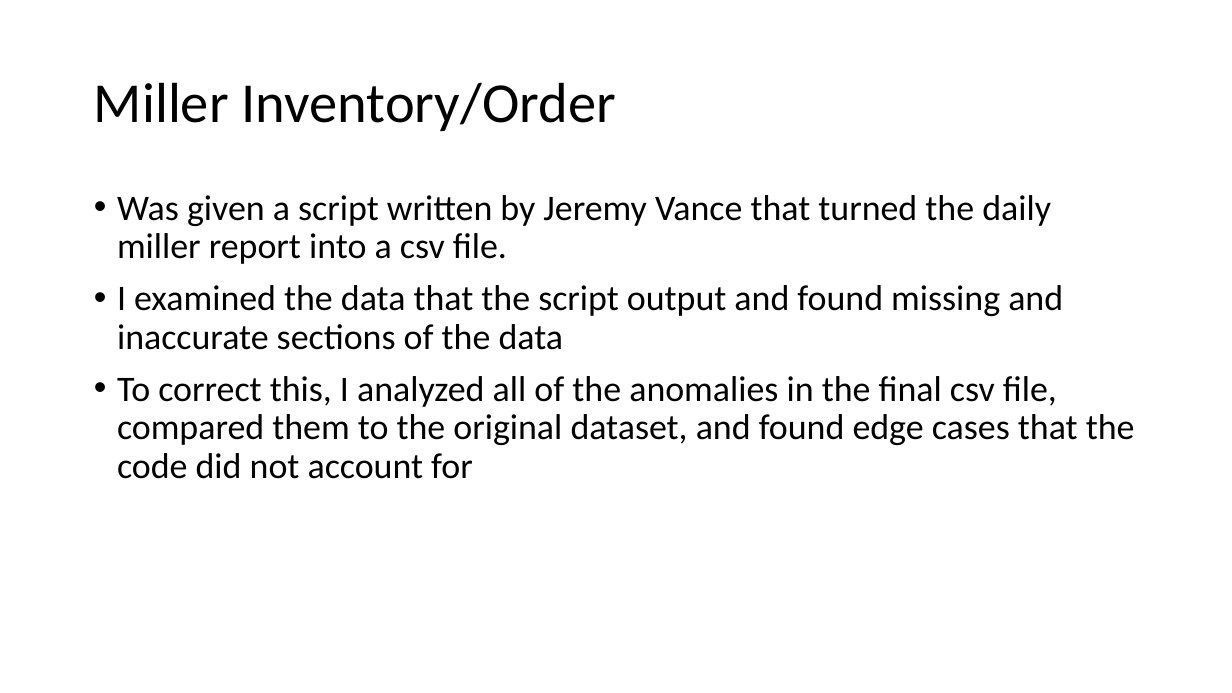
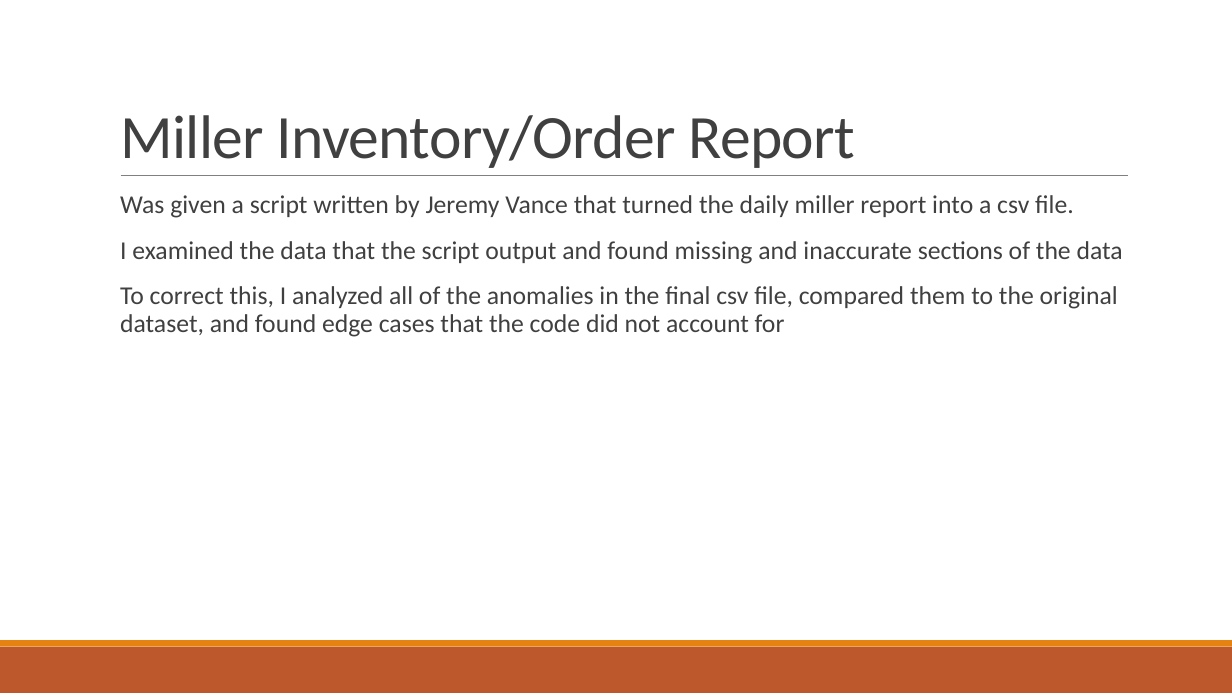
Before and after one commit to therikshak/Summer2017Projects, a slide deck: slide 9 of Documentation/Erik_Summer_Deck.pptx (slide 6 before the commit). Drawn at 1232x693 pixels with LibreOffice and Linux fonts; fonts in the diff are those of the drawing. Boxes give left, top, right and bottom in pixels: in the first picture for what was removed or moved away, otherwise in the second. Text is boxed around its words. In the diff, an @@ line names an element or a change of style, - is before the commit and + after.

Commit message:
pdf and deck

```diff
--- a/Documentation/Erik_Summer_Deck.pptx
+++ b/Documentation/Erik_Summer_Deck.pptx
@@ title "Miller Inventory/Order Report" at <box>120,115,856,168</box>: vertical alignment middle to bottom @@
@@ title at <box>120,115,856,168</box>: text changed; size 44 to 48 pt; text colour #000000 to #404040 @@
-Miller Inventory/Order
+Miller Inventory/Order Report
@@ line added from (121, 176) to (1128, 176), #808080 0.5 pt @@
@@ text "Was given a script written ..." at <box>120,195,1123,337</box>: size 28 to 20 pt, text colour #000000 to #404040; bullet • to  ; more space between paragraphs @@
@@ rectangle added at <box>0,647,1232,693</box>, fill #BD582C @@
@@ rectangle added at <box>0,640,1232,647</box>, fill #E48312 @@
```
Also in this commit, not shown: 8 other slides changed, 3 slides added, 11 other files.
